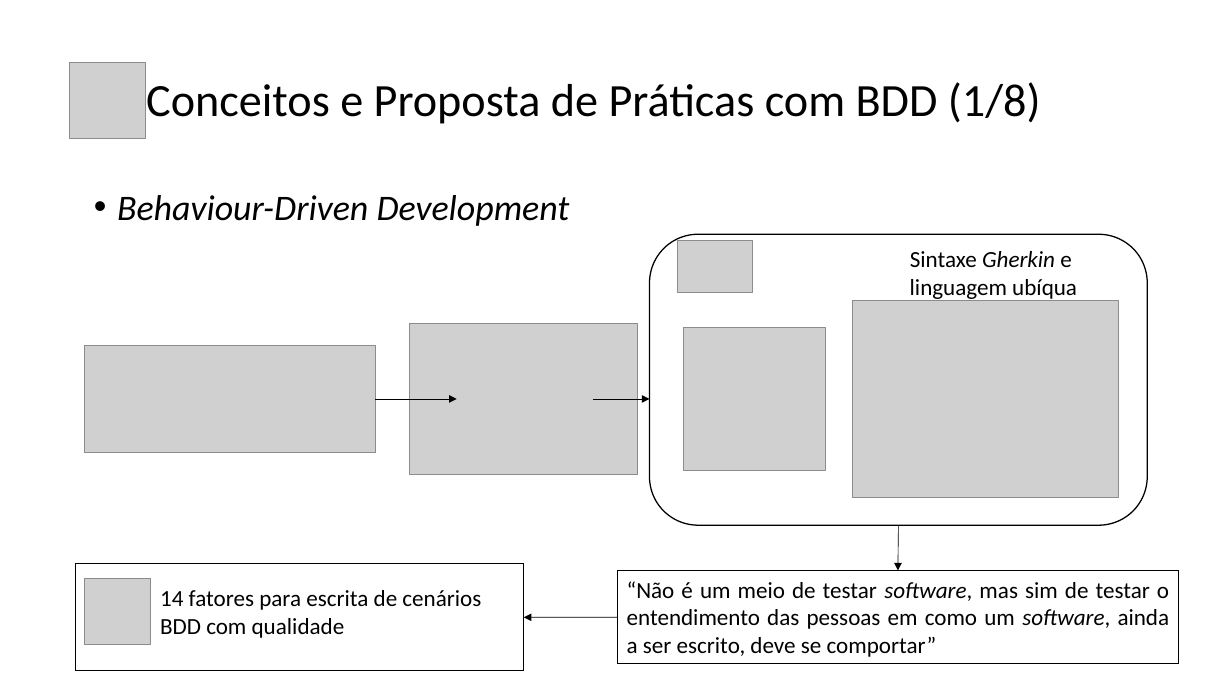
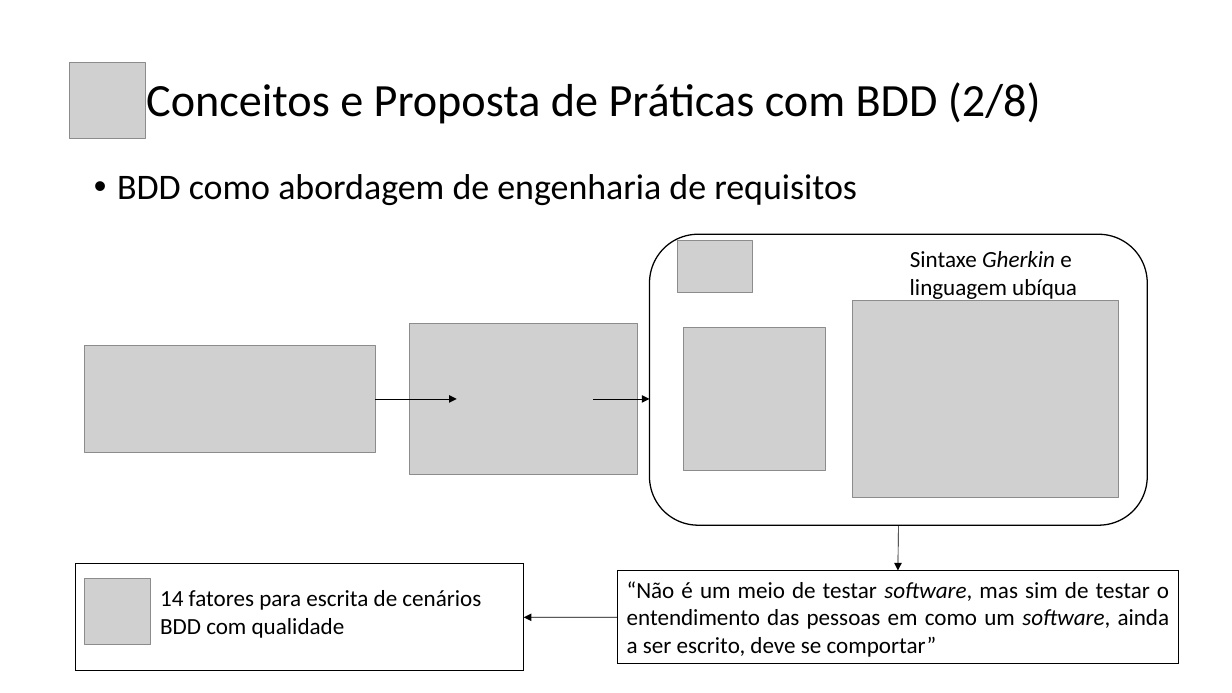
Before and after one commit to giovicente/Monografia-USP, a slide deck: slide 7 of Apresentação Monografia - Giovanni.pptx (slide 6 before the commit). Drawn at 1232x693 pixels with LibreOffice and Linux fonts; fonts in the diff are those of the drawing; grey boxes stand for pictures. Boxes give left, top, right and bottom in pixels: in the first picture for what was removed or moved away, otherwise in the second. Text is boxed around its words. In the diff, an @@ line names an element or a change of style, - is before the commit and + after.

```diff
--- a/Apresentação Monografia - Giovanni.pptx
+++ b/Apresentação Monografia - Giovanni.pptx
@@ title at (146,82,1041,124): text changed @@
-Conceitos e Proposta de Práticas com BDD (1/8)
+Conceitos e Proposta de Práticas com BDD (2/8)
@@ text at (117,174,857,205): text changed; italic off @@
-• Behaviour-Driven Development
+• BDD como abordagem de engenharia de requisitos
```
Also in this commit, not shown: 3 other slides changed, 1 slide added, 2 other files.
